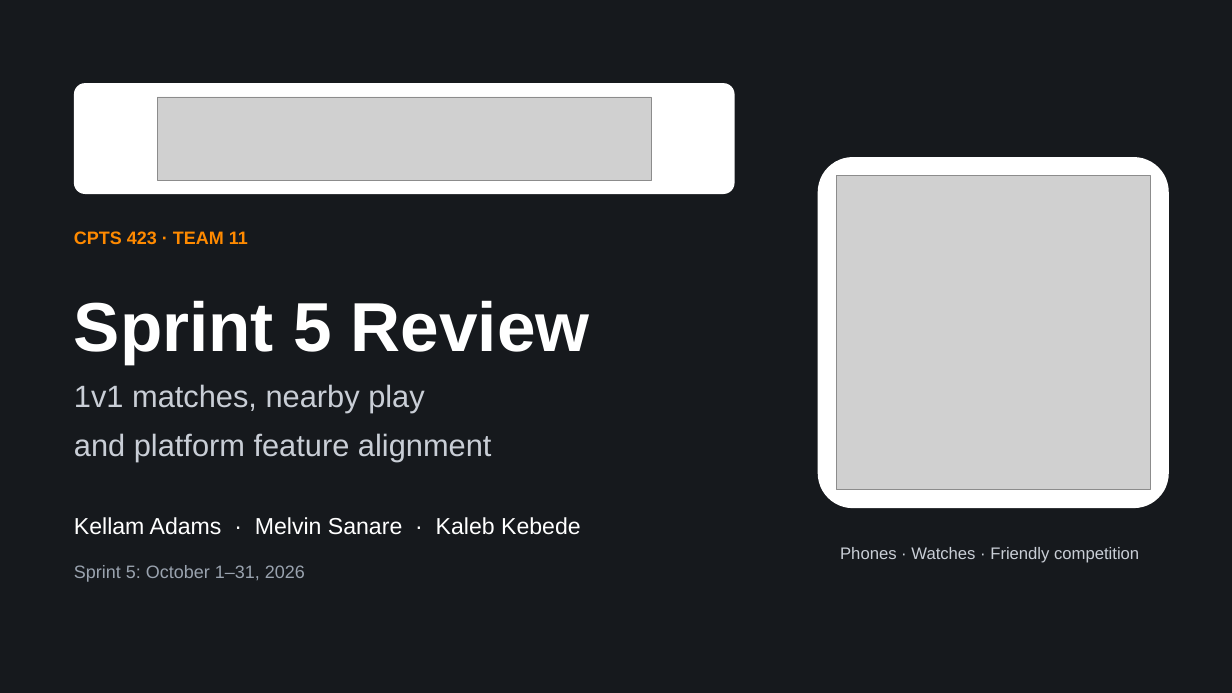
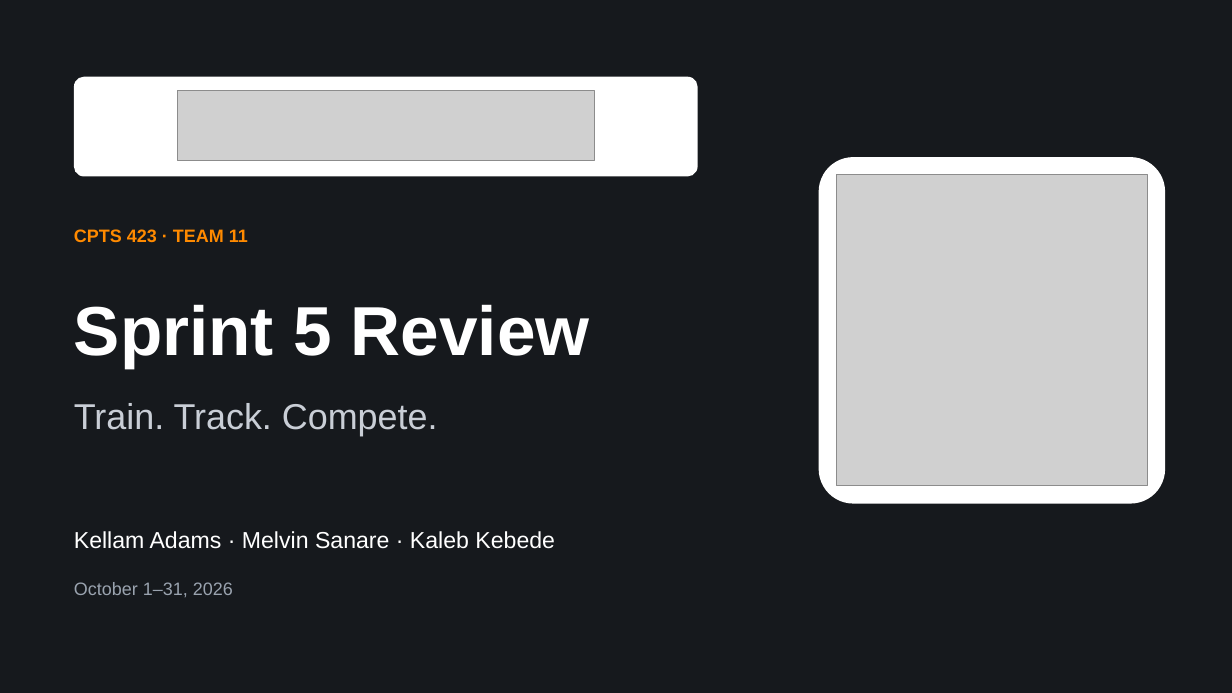
Before and after one commit to KellamA/Squatch-Sports-Team-11-Capstone-Project, a slide deck: slide 1 of Sprints/Sprint_5/PPT/Sprint5_Review.pptx. Drawn at 1232x693 pixels with LibreOffice and Linux fonts; fonts in the diff are those of the drawing; grey boxes stand for pictures. Boxes give left, top, right and bottom in pixels: in the first picture for what was removed or moved away, otherwise in the second. Text is boxed around its words. In the diff, an @@ line names an element or a change of style, - is before the commit and + after.

Commit message:
Simplify Sprint 5 review while preserving visible backlog and ownership

```diff
--- a/Sprints/Sprint_5/PPT/Sprint5_Review.pptx
+++ b/Sprints/Sprint_5/PPT/Sprint5_Review.pptx
@@ rounded rectangle resized from (x1=74, y1=83, x2=735, y2=194) to (x1=74, y1=77, x2=698, y2=177) @@
@@ picture resized from (x1=157, y1=97, x2=651, y2=180) to (x1=177, y1=91, x2=594, y2=161) @@
@@ rounded rectangle resized from (x1=818, y1=157, x2=1169, y2=508) to (x1=819, y1=157, x2=1165, y2=504) @@
@@ picture moved from (x1=836, y1=176, x2=1151, y2=490) to (x1=836, y1=175, x2=1148, y2=486) @@
@@ text at (x1=74, y1=403, x2=438, y2=436): text changed; size 24 to 28 pt @@
-1v1 matches, nearby play
-and platform feature alignment
+Train. Track. Compete.
@@ more space between paragraphs in 3 elements at (x1=74, y1=229, x2=248, y2=242), (x1=74, y1=304, x2=590, y2=368), (x1=74, y1=531, x2=555, y2=549) @@
@@ text "Kellam Adams · Melvin Sanare ..." moved from (x1=74, y1=517, x2=581, y2=535) to (x1=74, y1=531, x2=555, y2=549) @@
@@ text removed at (x1=840, y1=547, x2=1139, y2=563) @@
-Phones · Watches · Friendly competition
@@ text at (x1=74, y1=582, x2=233, y2=597): text changed @@
-Sprint 5: October 1–31, 2026
+October 1–31, 2026
```
Also in this commit, not shown: 1 other slide changed, 14 slides added, 15 slides removed, 5 other files.
